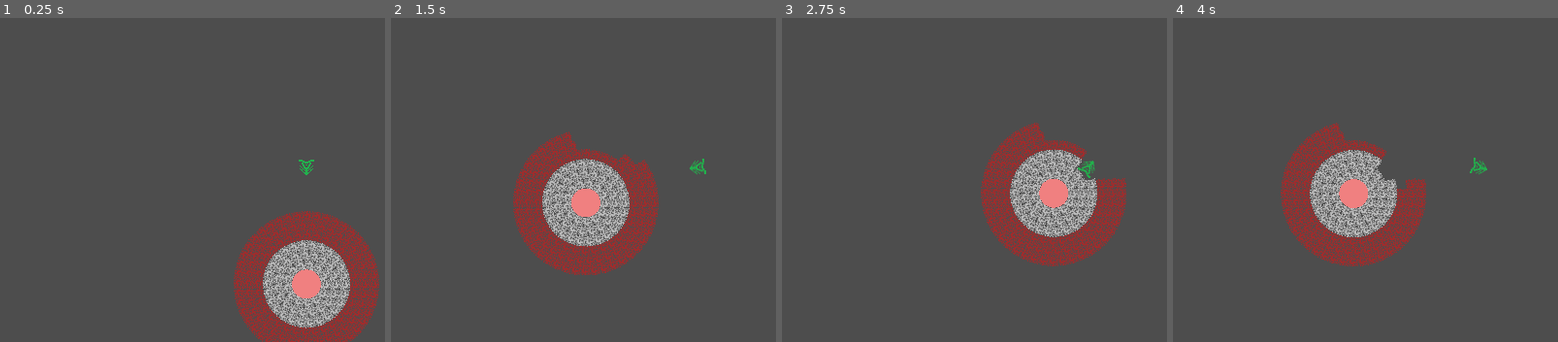
Above: before the commit, frames 1-4 (left to right).
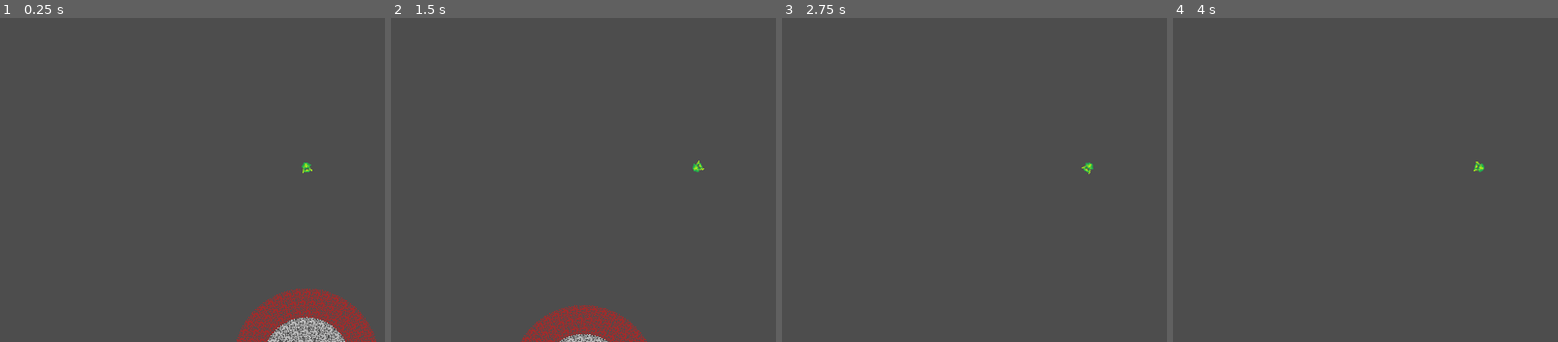
Above: after the commit, the same moments.

Repository: erenliving/UntitledDiggingGame
Game: Godot game, scene res://scenes/main.tscn
Two runs of this game, one before a commit and one after it. Both use one fixed random seed, a clock stepped at 60 frames per second and the inputs below.
Inputs (mouse positions are in pixels of both pictures, inside the frame that each line leads up to):
- Up to frame 1 (0.25 s): no input
- Up to frame 2 (1.5 s): move the mouse to (outside the picture) at 0.52 s; hold Right (ui_right) from 0.53 s (still down); tap Up (ui_up) at 0.6, 0.77, 1.07, 1.35 s; move the mouse to (571, 183) at 1.27 s
- Up to frame 3 (2.75 s): tap Up (ui_up) at 1.52, 1.82, 2.1 s; move the mouse to (1151, 89) at 2.02 s; release Right (ui_right) at 2.03 s; hold Left (ui_left) from 2.03 s (still down)
- Up to frame 4 (4 s): move the mouse to (1450, 238) at 2.77 s; release Left (ui_left) at 2.78 s; hold Right (ui_right) from 2.78 s (still down); tap Up (ui_up) at 2.85, 3.02, 3.32, 3.6, 3.77 s; move the mouse to (outside the picture) at 3.52 s

The runs differ from the first frame. In frame 1, 11% of the frame differs, in the area x 60-99%, y 43-100%; in frame 2, 12%, in the area x 31-82%, y 35-100%; in frame 3, 9.7%; in frame 4, 9.5%.

Commit message:
Feature/movement and collision (#6)
* Add custom inputs and fix player gravity

* Add SmoothLookAt function and autoload

* Update player asset

* Convert rock to StaticBody2D, add physics materials

* Replace Player with RigidPlayer

* Remove character2d player

Diff:
--- a/project.godot
+++ b/project.godot
@@ -19,6 +19,7 @@
 
 SignalBus="*res://scripts/signal_bus.gd"
 LevelDefinitions="*res://scripts/level_definitions.gd"
+SmoothLookAt="*res://scripts/smooth_look_at.gd"
 
 [display]
 
@@ -26,6 +27,37 @@
 window/size/viewport_height=360
 window/stretch/mode="canvas_items"
 window/stretch/scale_mode="integer"
+
+[input]
+
+left={
+"deadzone": 0.5,
+"events": [Object(InputEventKey,"resource_local_to_scene":false,"resource_name":"","device":-1,"window_id":0,"alt_pressed":false,"shift_pressed":false,"ctrl_pressed":false,"meta_pressed":false,"pressed":false,"keycode":0,"physical_keycode":4194319,"key_label":0,"unicode":0,"echo":false,"script":null)
+, Object(InputEventKey,"resource_local_to_scene":false,"resource_name":"","device":-1,"window_id":0,"alt_pressed":false,"shift_pressed":false,"ctrl_pressed":false,"meta_pressed":false,"pressed":false,"keycode":0,"physical_keycode":65,"key_label":0,"unicode":97,"echo":false,"script":null)
+, Object(InputEventJoypadMotion,"resource_local_to_scene":false,"resource_name":"","device":-1,"axis":0,"axis_value":-1.0,"script":null)
+]
+}
+right={
+"deadzone": 0.5,
+"events": [Object(InputEventKey,"resource_local_to_scene":false,"resource_name":"","device":-1,"window_id":0,"alt_pressed":false,"shift_pressed":false,"ctrl_pressed":false,"meta_pressed":false,"pressed":false,"keycode":0,"physical_keycode":4194321,"key_label":0,"unicode":0,"echo":false,"script":null)
+, Object(InputEventKey,"resource_local_to_scene":false,"resource_name":"","device":-1,"window_id":0,"alt_pressed":false,"shift_pressed":false,"ctrl_pressed":false,"meta_pressed":false,"pressed":false,"keycode":0,"physical_keycode":68,"key_label":0,"unicode":100,"echo":false,"script":null)
+, Object(InputEventJoypadMotion,"resource_local_to_scene":false,"resource_name":"","device":-1,"axis":0,"axis_value":1.0,"script":null)
+]
+}
+up={
+"deadzone": 0.5,
+"events": [Object(InputEventKey,"resource_local_to_scene":false,"resource_name":"","device":-1,"window_id":0,"alt_pressed":false,"shift_pressed":false,"ctrl_pressed":false,"meta_pressed":false,"pressed":false,"keycode":0,"physical_keycode":4194320,"key_label":0,"unicode":0,"echo":false,"script":null)
+, Object(InputEventKey,"resource_local_to_scene":false,"resource_name":"","device":-1,"window_id":0,"alt_pressed":false,"shift_pressed":false,"ctrl_pressed":false,"meta_pressed":false,"pressed":false,"keycode":0,"physical_keycode":87,"key_label":0,"unicode":119,"echo":false,"script":null)
+, Object(InputEventJoypadMotion,"resource_local_to_scene":false,"resource_name":"","device":-1,"axis":1,"axis_value":-1.0,"script":null)
+]
+}
+down={
+"deadzone": 0.5,
+"events": [Object(InputEventKey,"resource_local_to_scene":false,"resource_name":"","device":-1,"window_id":0,"alt_pressed":false,"shift_pressed":false,"ctrl_pressed":false,"meta_pressed":false,"pressed":false,"keycode":0,"physical_keycode":4194322,"key_label":0,"unicode":0,"echo":false,"script":null)
+, Object(InputEventKey,"resource_local_to_scene":false,"resource_name":"","device":-1,"window_id":0,"alt_pressed":false,"shift_pressed":false,"ctrl_pressed":false,"meta_pressed":false,"pressed":false,"keycode":0,"physical_keycode":83,"key_label":0,"unicode":115,"echo":false,"script":null)
+, Object(InputEventJoypadMotion,"resource_local_to_scene":false,"resource_name":"","device":-1,"axis":1,"axis_value":1.0,"script":null)
+]
+}
 
 [layer_names]
 
--- a/scenes/core.tscn
+++ b/scenes/core.tscn
@@ -1,6 +1,8 @@
-[gd_scene load_steps=3 format=3 uid="uid://m7bnmhbg2uft"]
+[gd_scene load_steps=4 format=3 uid="uid://m7bnmhbg2uft"]
 
 [ext_resource type="Script" path="res://scripts/core.gd" id="1_80qi3"]
+
+[sub_resource type="PhysicsMaterial" id="PhysicsMaterial_nnrpf"]
 
 [sub_resource type="CircleShape2D" id="CircleShape2D_m7j3x"]
 radius = 50.0
@@ -10,6 +12,7 @@
 
 [node name="StaticBody2D" type="StaticBody2D" parent="."]
 collision_layer = 4
+physics_material_override = SubResource("PhysicsMaterial_nnrpf")
 
 [node name="CollisionShape2D" type="CollisionShape2D" parent="StaticBody2D"]
 shape = SubResource("CircleShape2D_m7j3x")
--- a/scenes/main.tscn
+++ b/scenes/main.tscn
@@ -1,19 +1,19 @@
 [gd_scene load_steps=5 format=3 uid="uid://ktaca8isg8vw"]
 
-[ext_resource type="PackedScene" uid="uid://c7wgkaipuwh5n" path="res://scenes/player.tscn" id="1_cakok"]
 [ext_resource type="PackedScene" uid="uid://r8ljkeio1qwg" path="res://scenes/rock.tscn" id="2_ny5hl"]
 [ext_resource type="PackedScene" uid="uid://m7bnmhbg2uft" path="res://scenes/core.tscn" id="3_qulcl"]
 [ext_resource type="Script" path="res://scripts/level_builder.gd" id="4_ly1ea"]
+[ext_resource type="PackedScene" uid="uid://qbn55nn71ahj" path="res://scenes/rigid_player.tscn" id="5_y1xjo"]
 
 [node name="Main" type="Node"]
 
 [node name="Camera2D" type="Camera2D" parent="."]
 position = Vector2(0, -200)
 
-[node name="Player" parent="." instance=ExtResource("1_cakok")]
+[node name="RigidPlayer" parent="." instance=ExtResource("5_y1xjo")]
 position = Vector2(0, -200)
 
-[node name="RemoteTransform2D" type="RemoteTransform2D" parent="Player"]
+[node name="RemoteTransform2D" type="RemoteTransform2D" parent="RigidPlayer"]
 remote_path = NodePath("../../Camera2D")
 
 [node name="LevelBuilder" type="Node" parent="."]
--- a/scenes/player.tscn
+++ /dev/null
@@ -1,19 +0,0 @@
-[gd_scene load_steps=4 format=3 uid="uid://c7wgkaipuwh5n"]
-
-[ext_resource type="Script" path="res://scripts/player.gd" id="1_375oh"]
-[ext_resource type="Texture2D" uid="uid://1r64taordlm2" path="res://assets/player.png" id="1_t20r7"]
-
-[sub_resource type="RectangleShape2D" id="RectangleShape2D_htltb"]
-size = Vector2(16, 16)
-
-[node name="Player" type="CharacterBody2D"]
-collision_mask = 6
-script = ExtResource("1_375oh")
-metadata/_edit_group_ = true
-
-[node name="CollisionShape2D" type="CollisionShape2D" parent="."]
-shape = SubResource("RectangleShape2D_htltb")
-
-[node name="Sprite2D" type="Sprite2D" parent="."]
-rotation = -1.5708
-texture = ExtResource("1_t20r7")
--- /dev/null
+++ b/scenes/rigid_player.tscn
@@ -0,0 +1,26 @@
+[gd_scene load_steps=5 format=3 uid="uid://qbn55nn71ahj"]
+
+[ext_resource type="Script" path="res://scripts/rigid_player.gd" id="1_1ik7c"]
+[ext_resource type="Texture2D" uid="uid://exnjscm0uisw" path="res://assets/player.png" id="1_b4neo"]
+
+[sub_resource type="PhysicsMaterial" id="PhysicsMaterial_n7sao"]
+
+[sub_resource type="CircleShape2D" id="CircleShape2D_5e0k6"]
+radius = 5.0
+
+[node name="RigidPlayer" type="RigidBody2D"]
+collision_mask = 6
+physics_material_override = SubResource("PhysicsMaterial_n7sao")
+gravity_scale = 0.0
+max_contacts_reported = 1
+contact_monitor = true
+script = ExtResource("1_1ik7c")
+
+[node name="CollisionShape2D" type="CollisionShape2D" parent="."]
+shape = SubResource("CircleShape2D_5e0k6")
+
+[node name="Sprite2D" type="Sprite2D" parent="."]
+rotation = 3.14159
+texture = ExtResource("1_b4neo")
+
+[connection signal="body_entered" from="." to="." method="_on_body_entered"]
--- a/scenes/rock.tscn
+++ b/scenes/rock.tscn
@@ -1,14 +1,17 @@
-[gd_scene load_steps=4 format=3 uid="uid://r8ljkeio1qwg"]
+[gd_scene load_steps=5 format=3 uid="uid://r8ljkeio1qwg"]
 
 [ext_resource type="Script" path="res://scripts/rock.gd" id="1_5a8og"]
 [ext_resource type="Texture2D" uid="uid://clqr5k5xdx5ao" path="res://assets/rock.png" id="1_ys683"]
 
+[sub_resource type="PhysicsMaterial" id="PhysicsMaterial_ppatd"]
+bounce = 0.5
+
 [sub_resource type="RectangleShape2D" id="RectangleShape2D_sglyr"]
 size = Vector2(10, 10)
 
-[node name="Rock" type="RigidBody2D"]
+[node name="Rock" type="StaticBody2D"]
 collision_layer = 2
-gravity_scale = 0.0
+physics_material_override = SubResource("PhysicsMaterial_ppatd")
 script = ExtResource("1_5a8og")
 
 [node name="Sprite2D" type="Sprite2D" parent="."]
--- a/scripts/core.gd
+++ b/scripts/core.gd
@@ -12,6 +12,5 @@
 func _ready():
 	(collision_shape_2d.shape as CircleShape2D).radius = radius
 
-
 func _draw():
 	draw_circle(Vector2.ZERO, radius, Color.LIGHT_CORAL)
--- a/scripts/player.gd
+++ /dev/null
@@ -1,57 +0,0 @@
-extends CharacterBody2D
-
-
-class_name Player
-
-@export var SPEED = 300.0
-var HEALTH = 100
-var RESOURCES = {
-	Global.RockType.DIRT: 0,
-	Global.RockType.ROCK: 0,
-	Global.RockType.IRON: 0,
-	Global.RockType.COPPER: 0,
-	Global.RockType.ALUMINUM: 0,
-	Global.RockType.COBALT: 0
-}
-
-# Get the gravity from the project settings to be synced with RigidBody nodes.
-var gravity = ProjectSettings.get_setting("physics/2d/default_gravity")
-
-func _ready():
-	SignalBus.rock_destroyed.connect(_on_rock_destroyed)
-
-func get_input():
-	look_at(get_global_mouse_position())
-
-	var input_dir = Input.get_vector("ui_left", "ui_right", "ui_up", "ui_down")
-	velocity = input_dir * SPEED
-
-func _physics_process(delta):
-	get_input()
-
-	# Add the gravity.
-	if not is_on_floor():
-		# TODO: use gravity project setting
-		velocity += (Vector2.ZERO - position) * 2
-
-	var collision = move_and_collide(velocity * delta)
-	if collision:
-		velocity = velocity.bounce(collision.get_normal())
-
-		if collision.get_collider() is Rock:
-			print("Player hit Rock")
-			# 1. Hit rock for damage
-			# 2. Take damage from rock
-			var rock = collision.get_collider()
-			# TODO: replace with player damage variable
-			rock.hit(1)
-			HEALTH -= Global.DAMAGE_TABLE[rock.getRockType()]
-			if HEALTH <= 0:
-				print("Player dead")
-				SignalBus.player_dead.emit()
-		elif collision.get_collider() is Core:
-			print("Player hit Core")
-
-func _on_rock_destroyed(rock_type: Global.RockType, resource_amount: int):
-	print("Player received rock destroyed for type ", rock_type, " and amount ", resource_amount)
-	RESOURCES[rock_type] += resource_amount
--- /dev/null
+++ b/scripts/rigid_player.gd
@@ -0,0 +1,51 @@
+extends RigidBody2D
+
+
+class_name RigidPlayer
+
+const SPEED = 300
+
+var HEALTH = 100
+var RESOURCES = {
+	Global.RockType.DIRT: 0,
+	Global.RockType.ROCK: 0,
+	Global.RockType.IRON: 0,
+	Global.RockType.COPPER: 0,
+	Global.RockType.ALUMINUM: 0,
+	Global.RockType.COBALT: 0
+}
+
+# Get the gravity from the project settings to be synced with RigidBody nodes.
+var gravity = ProjectSettings.get_setting("physics/2d/default_gravity")
+
+func _ready():
+	SignalBus.rock_destroyed.connect(_on_rock_destroyed)
+
+func _integrate_forces(state):
+	SmoothLookAt.smoothLookAtRigid(self, get_global_mouse_position(), 10)
+
+	# Input force
+	var input_dir = Input.get_vector("left", "right", "up", "down")
+	state.apply_force(input_dir * SPEED)
+
+	# Gravity force
+	#TODO: Use the project settings value for gravity
+	state.apply_force((Vector2.ZERO - position).normalized() * 10)
+
+func _on_rock_destroyed(rock_type: Global.RockType, resource_amount: int):
+	print("Player received rock destroyed for type ", rock_type, " and amount ", resource_amount)
+	RESOURCES[rock_type] += resource_amount
+
+func _on_body_entered(body):
+	if body is Rock:
+		print("Player hit Rock")
+		# 1. Hit rock for damage
+		# 2. Take damage from rock
+		# TODO: replace with player damage variable
+		body.hit(1)
+		HEALTH -= Global.DAMAGE_TABLE[body.getRockType()]
+		if HEALTH <= 0:
+			print("Player dead")
+			SignalBus.player_dead.emit()
+	elif body is Core:
+		print("Player hit Core")
--- a/scripts/rock.gd
+++ b/scripts/rock.gd
@@ -1,4 +1,4 @@
-extends RigidBody2D
+extends StaticBody2D
 
 
 class_name Rock
--- /dev/null
+++ b/scripts/smooth_look_at.gd
@@ -0,0 +1,22 @@
+extends Node
+
+
+#==================================================
+# SmoothLookAt Function
+#==================================================
+#    smoothLookAtRigid -> Call from integrate_forces()
+#    smoothLookAt for KinematicBody2D -> Call from _physics_process()
+#    smoothLookAt for Node2D -> Call from _process()
+#    ----------
+#    nodeToTurn = the node you want to turn
+#    targetPosition = the target position (Vector2) you want your nodeToTurn to face
+#    turnSpeed = how long it will take nodeToTurn to face the direction you want it to face
+#    ----------
+#    X+ is assumed to be forward, the face/nose of your object
+
+static func smoothLookAt(nodeToTurn, targetPosition, turnSpeed):
+	nodeToTurn.transform = nodeToTurn.transform.interpolate_with(Transform2D(targetPosition.angle_to_point(nodeToTurn.position), nodeToTurn.position), turnSpeed)
+
+static func smoothLookAtRigid(nodeToTurn, targetPosition, turnSpeed):
+	var target = targetPosition.angle_to_point(nodeToTurn.position)
+	nodeToTurn.angular_velocity = (fposmod(target - nodeToTurn.rotation + PI, TAU) - PI) * turnSpeed
Binary file changed: assets/player.png
Not shown, changed: assets/player.png.import
